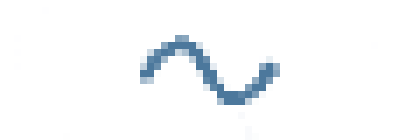
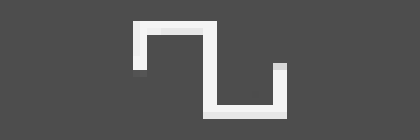
Comparing the layer stacks of the two 420 × 140 images. Changes:
added layer "ad_Square" above "ad_Sawtooth" over [133, 21, 287, 119]
moved "bm_Sine" into group "Brauer Motion" over [14, 7, 378, 140]
showed "bg" over [0, 0, 420, 140]
